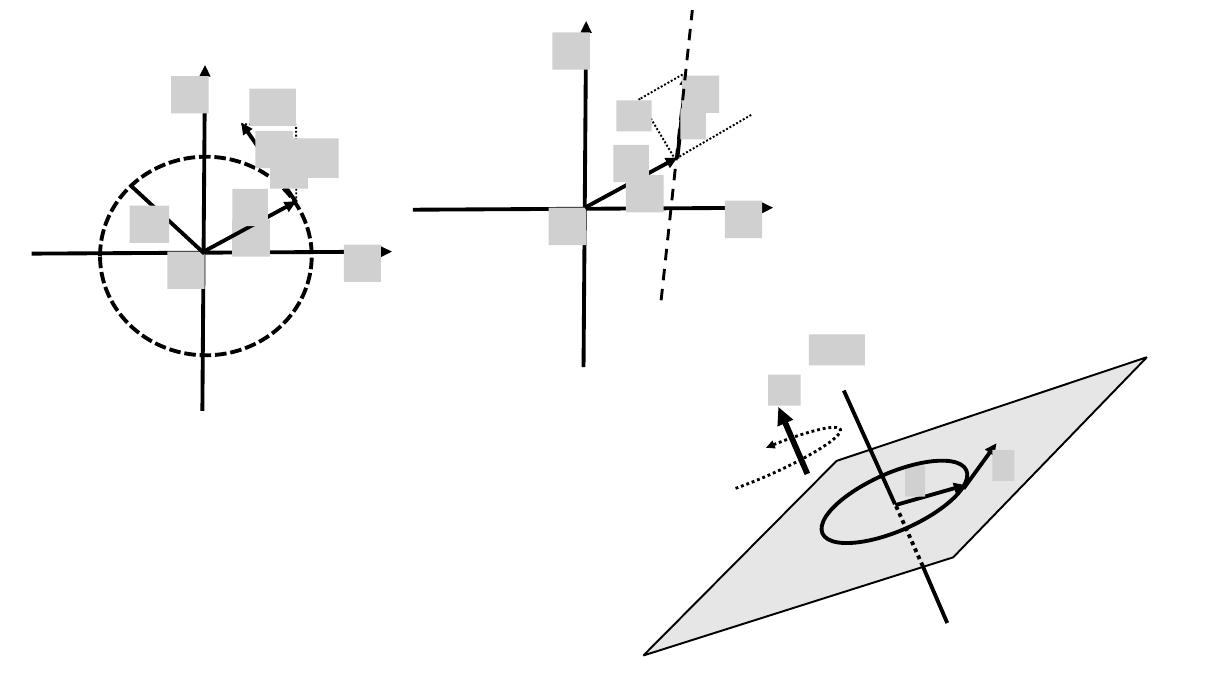
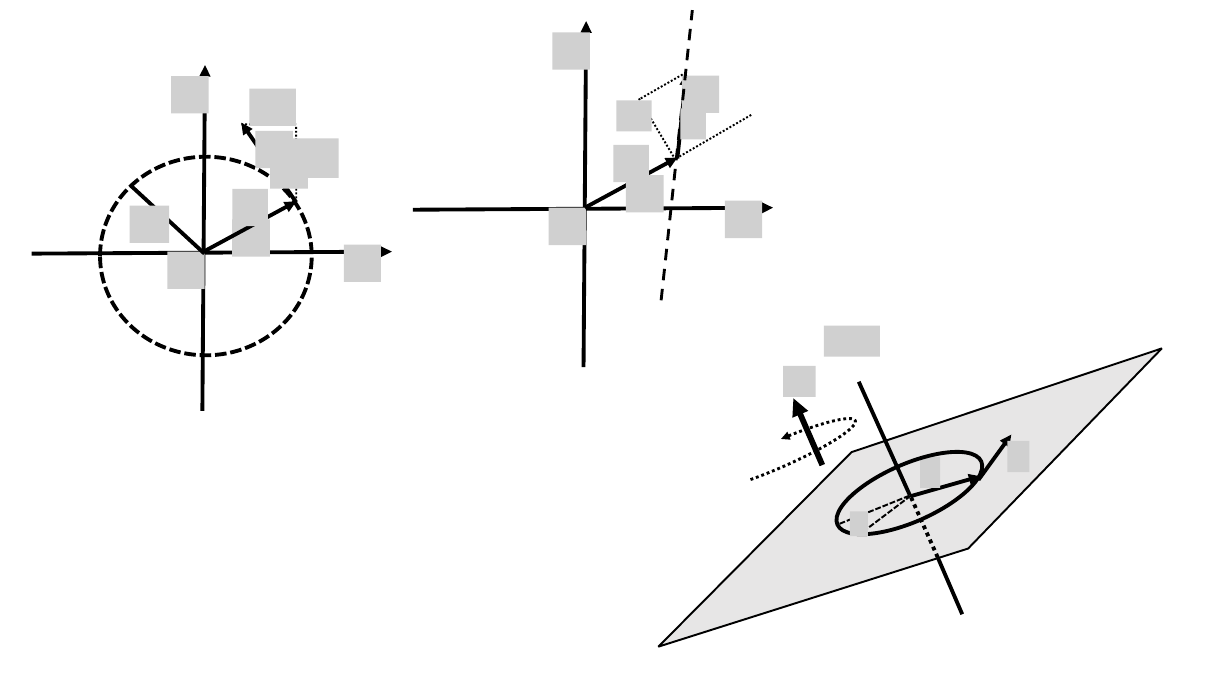
Before and after one commit to OSTP/PhysicsArtofModelling, a slide deck: slide 2 of tex/figures/RotationalDynamics/Figures.pptx. Drawn at 1232x693 pixels with LibreOffice and Linux fonts; fonts in the diff are those of the drawing; grey boxes stand for pictures. Boxes give left, top, right and bottom in pixels: in the first picture for what was removed or moved away, otherwise in the second. Text is boxed around its words. In the diff, an @@ line names an element or a change of style, - is before the commit and + after.

```diff
--- a/tex/figures/RotationalDynamics/Figures.pptx
+++ b/tex/figures/RotationalDynamics/Figures.pptx
@@ 4 pictures, 3 arrows, 3 lines, 1 freeform shape, 1 arc (boxed as its full ellipse), 1 ellipse moved together from (x1=603, y1=335, x2=1187, y2=657) to (x1=619, y1=325, x2=1203, y2=648) @@
@@ line added from (909, 496) to (837, 525), #000000 1.5 pt dashed @@
@@ line added from (911, 496) to (860, 534), #000000 1.5 pt dashed @@
@@ picture added at (x1=850, y1=511, x2=869, y2=536) @@
```
Also in this commit, not shown: 6 other files.
